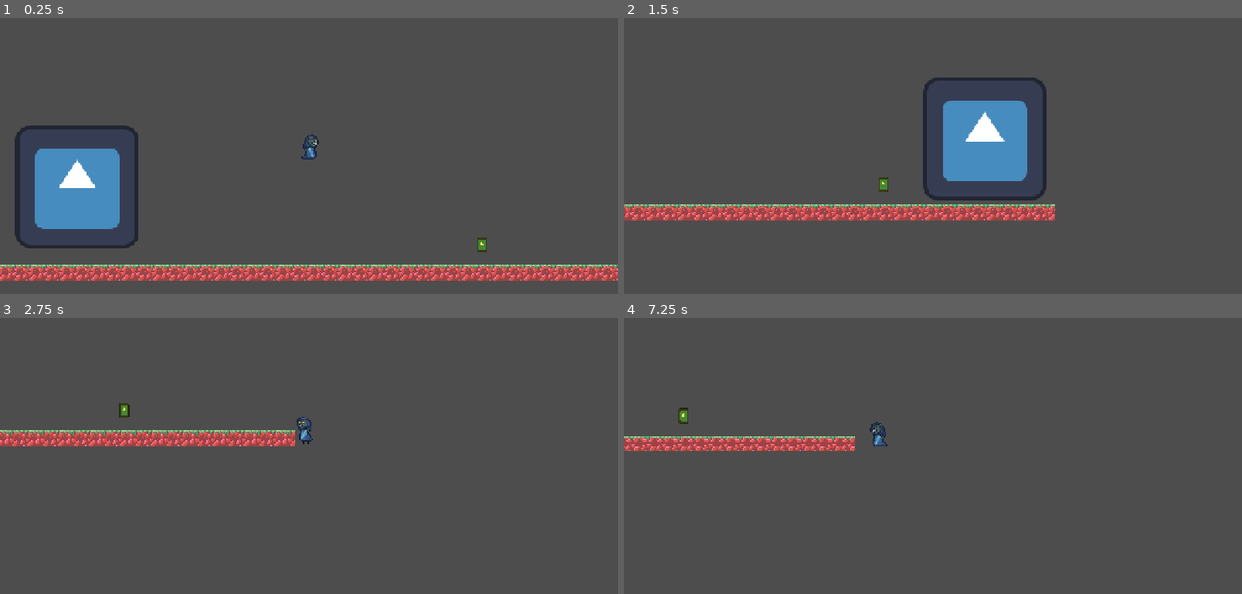
Above: before the commit, frames 1-4 (two rows, left to right).
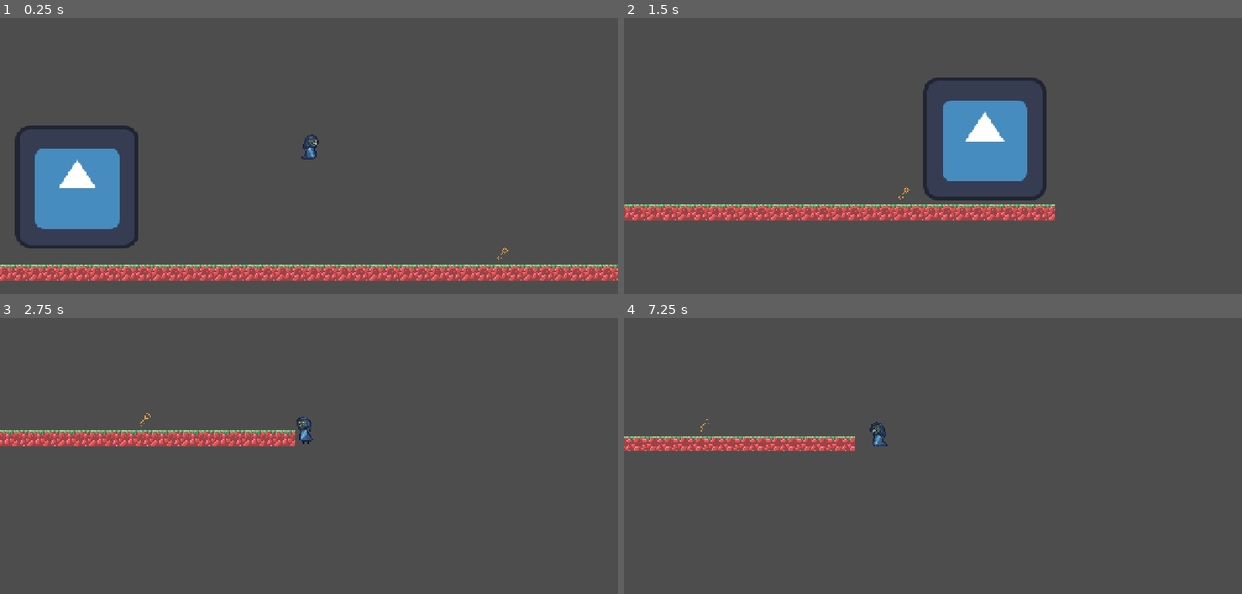
Above: after the commit, the same moments.

Repository: Viikuu/MaskGame
Game: Godot game, scene res://test_scenes/gelo_test.tscn
Same seed, same stepped clock (60 frames per second), same inputs: the game is played once before the commit and once after it. This scene is started directly instead of the project's main scene. The engine's default icon, where the game draws it, is replaced by a stand-in: a white triangle on a blue panel in a dark square.
Inputs:
- Up to frame 1 (0.25 s): no input
- Up to frame 2 (1.5 s): tap Enter (interact) at 0.5, 0.6 s; hold Right (move_right) from 0.53 s (still down); tap Space (jump) at 0.77 s; tap M (mask_future) at 1.35 s
- Up to frame 3 (2.75 s): tap Space (jump) at 1.52 s; release Right (move_right) at 2.03 s; hold Left (move_left) from 2.03 s (still down); tap N (mask_now) at 2.1 s
- Up to frame 4 (7.25 s): release Left (move_left) at 2.78 s; hold Right (move_right) 2.78-4.28 s; tap B (mask_past) at 2.85, 5.85 s; tap Space (jump) at 3.02, 3.77, 4.52, 6.02, 6.77 s; tap Enter (interact) at 3.6, 6.6 s; hold Left (move_left) 4.28-5.03 s; tap M (mask_future) at 4.35 s; hold Right (move_right) 5.03-5.78 s; tap N (mask_now) at 5.1 s; hold Left (move_left) from 5.78 s (still down)

The runs differ from the first frame. In frame 1, less than 0.1% of the frame differs, in the area x 77-83%, y 79-88%; in frame 2, less than 0.1%; in frame 3, 0.1%, in the area x 19-25%, y 30-40%; in frame 4, 0.1%.

Commit message:
add key sprite

Diff:
--- a/scenes/key.tscn
+++ b/scenes/key.tscn
@@ -2,9 +2,9 @@
 
 [ext_resource type="PackedScene" uid="uid://b3qvopux5mj5d" path="res://scenes/interactable.tscn" id="1_fttkb"]
 [ext_resource type="Script" uid="uid://cnvlgb4temub6" path="res://scripts/key.gd" id="1_wy8tx"]
-[ext_resource type="Texture2D" uid="uid://58snakp02h6f" path="res://icon.svg" id="2_wy8tx"]
+[ext_resource type="Texture2D" uid="uid://bd3memkss6x4m" path="res://art_me/Key.png" id="3_wy8tx"]
 
-[sub_resource type="CapsuleShape2D" id="CapsuleShape2D_brs3p"]
+[sub_resource type="RectangleShape2D" id="RectangleShape2D_wy8tx"]
 
 [node name="Key" type="Node2D"]
 script = ExtResource("1_wy8tx")
@@ -13,9 +13,7 @@
 only_once = true
 
 [node name="CollisionShape2D" type="CollisionShape2D" parent="Interactable"]
-shape = SubResource("CapsuleShape2D_brs3p")
+shape = SubResource("RectangleShape2D_wy8tx")
 
 [node name="Sprite2D" type="Sprite2D" parent="."]
-modulate = Color(1, 0.9529412, 0.27058825, 1)
-scale = Vector2(0.08203125, 0.125)
-texture = ExtResource("2_wy8tx")
+texture = ExtResource("3_wy8tx")
--- a/test_scenes/gelo_test.tscn
+++ b/test_scenes/gelo_test.tscn
@@ -131,4 +131,4 @@
 shape = SubResource("RectangleShape2D_jyhfs")
 
 [node name="Key" parent="." instance=ExtResource("5_w7hpy")]
-position = Vector2(670, 441)
+position = Vector2(691, 450)
